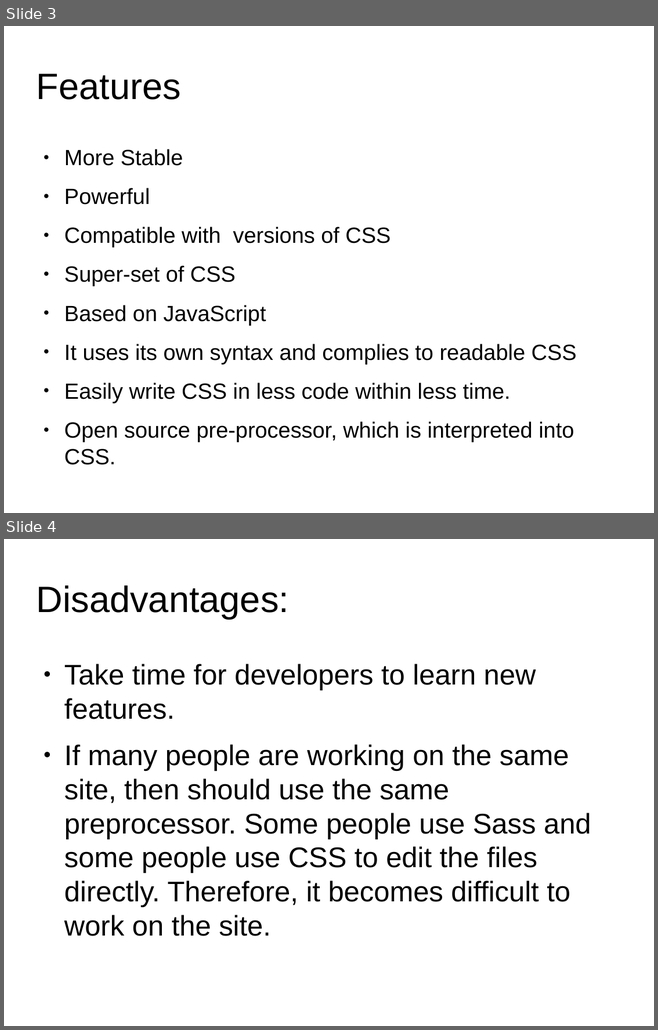
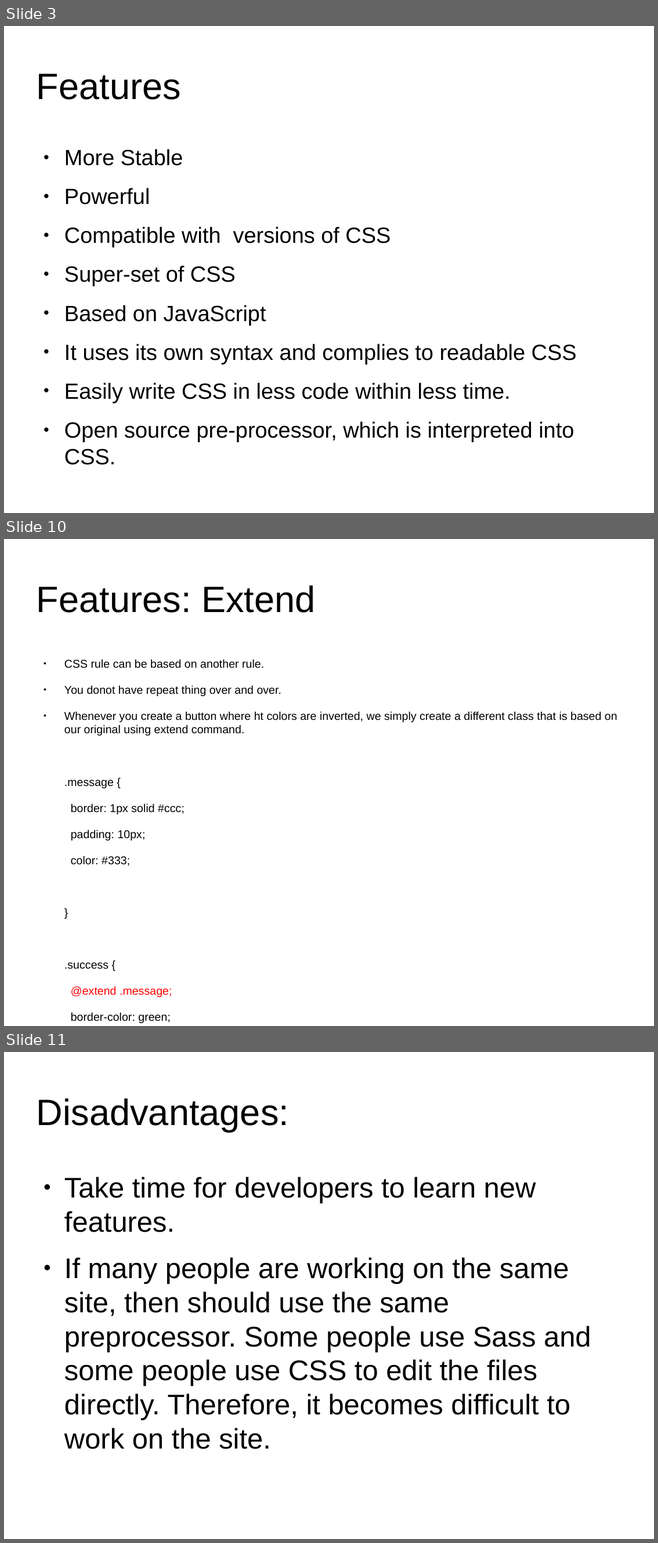
Before and after one commit to anumsh/SASS-Basics, a slide deck: SASS_basics.odp. Shown one above the other, each under a label of ours: slides 3 and 4 before the commit, slides 3, 10 and 11 after it; the slides between them are not shown. The pictures are 658x1030 and 658x1543 pixels, drawn with LibreOffice and Linux fonts; fonts in the diff are those of the drawing; background and template pictures are left out. Boxes give left, top, right and bottom in pixels: in the first picture for what was removed or moved away, otherwise in the second. Text is boxed around its words. In the diff, an @@ line names an element or a change of style, - is before the commit and + after.

Commit message:
feat: Adding new features of sass for easy understaning

```diff
--- a/SASS_basics.odp
+++ b/SASS_basics.odp
@@ slide 10 added at [4, 539, 654, 1026], background #FFFFFF @@
@@ title added at [36, 585, 315, 613], 44.8 pt, text #000000 @@
+Features: Extend
@@ text added at [64, 659, 617, 969], 13.9 pt, text #000000 @@
+● CSS rule can be based on another rule.
+● You donot have repeat thing over and over.
+● Whenever you create a button where ht colors are inverted, we simply create a different class that is based on our original using extend command.
+.message {
+border: 1px solid #ccc;
+padding: 10px;
+color: #333;
+}
+.success {
+@extend .message;
+border-color: green;
+}
@@ what was slide 4 is now slide 11 @@
```
Also in this commit, not shown: 2 slides changed, 6 other slides added.
